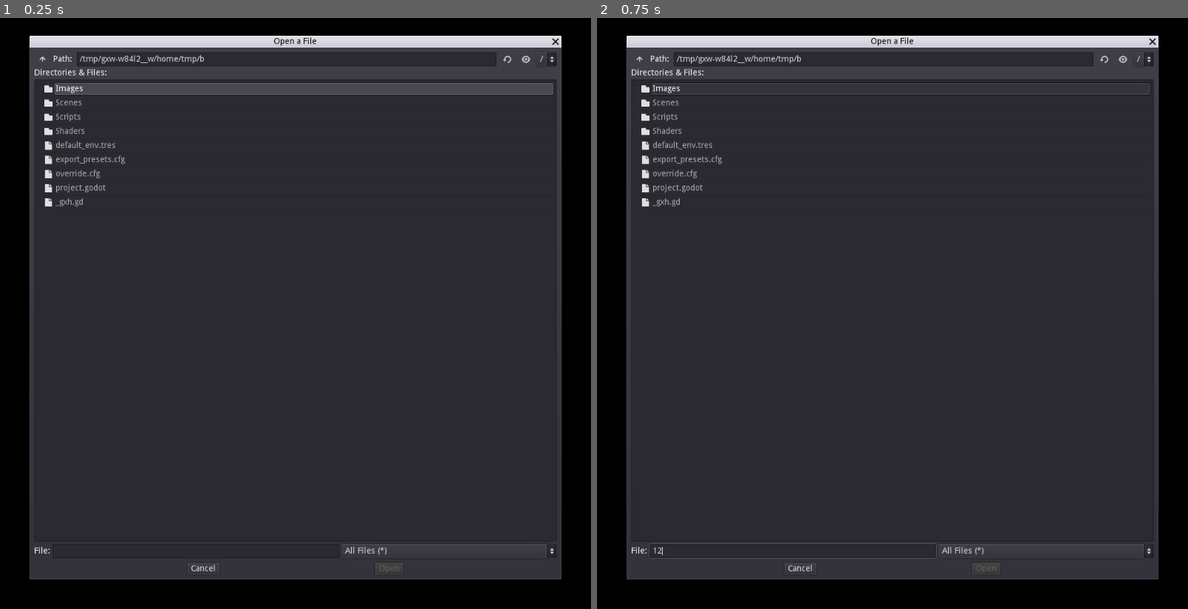
Above: before the commit, frames 1-2 (left to right).
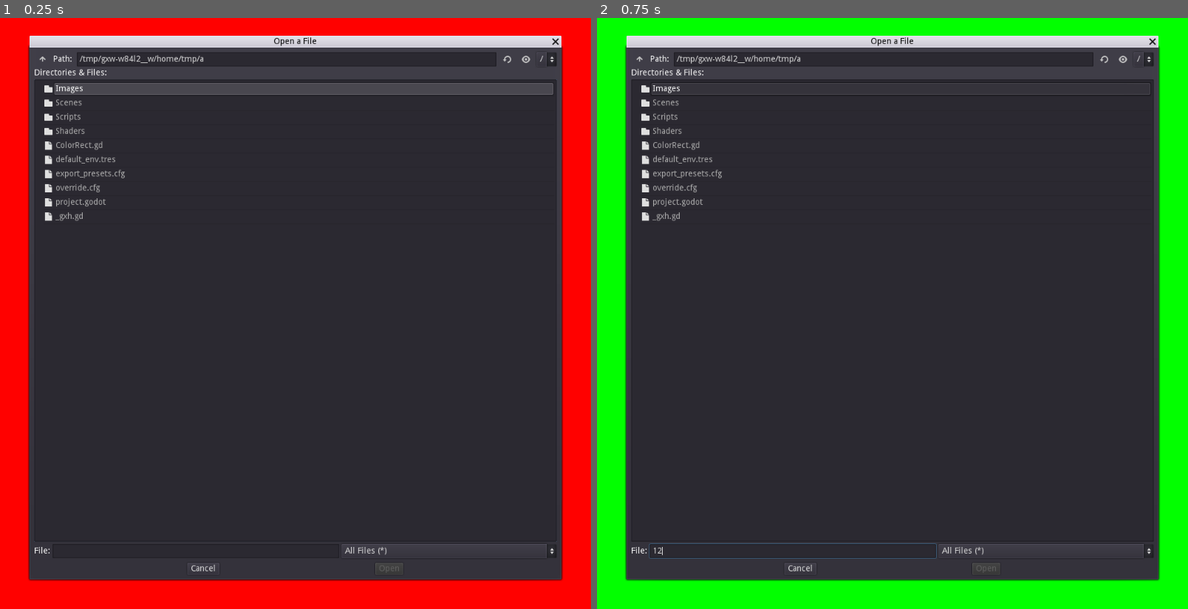
Above: after the commit, the same moments.

Repository: SurvivalistRedo/Image-Project-G_v.3.3.3
Game: Godot game, scene res://Scenes/world.tscn
The game is run twice, just before and just after one commit, with the same random seed, the same clock (stepped at 60 frames per second) and the same inputs.
Inputs (mouse positions are in pixels of both pictures, inside the frame that each line leads up to):
- Up to frame 1 (0.25 s): no input
- Up to frame 2 (0.75 s): click (792, 549) at 0.52 s; type "12" at 0.6 s

The runs differ from the first frame. In frame 1, 18% of the frame differs, in the area x 0-100%, y 0-100%; in frame 2, 18%.

Commit message:
stuff
improved cost function, add input script (needs work), added global script, finally have hsv system working the way I imagined, and idk what else I changed

Diff:
--- /dev/null
+++ b/ColorRect.gd
@@ -0,0 +1,4 @@
+extends ColorRect
+
+func _process(delta):
+	color = Color.from_hsv(get_global_mouse_position().x/1000.0,1.0,1.0)
--- a/Scenes/world.tscn
+++ b/Scenes/world.tscn
@@ -1,11 +1,20 @@
-[gd_scene load_steps=4 format=2]
+[gd_scene load_steps=5 format=2]
 
 [ext_resource path="res://Scripts/Nimage.gd" type="Script" id=1]
-[ext_resource path="res://Scenes/world.gd" type="Script" id=2]
-[ext_resource path="res://Scenes/FileDialog.gd" type="Script" id=3]
+[ext_resource path="res://Scripts/world.gd" type="Script" id=2]
+[ext_resource path="res://Scripts/FileDialog.gd" type="Script" id=3]
+[ext_resource path="res://ColorRect.gd" type="Script" id=4]
 
 [node name="world" type="Node2D"]
 script = ExtResource( 2 )
+
+[node name="ColorRect" type="ColorRect" parent="."]
+margin_right = 1000.0
+margin_bottom = 1000.0
+script = ExtResource( 4 )
+__meta__ = {
+"_edit_use_anchors_": false
+}
 
 [node name="Nimage" type="Sprite" parent="."]
 centered = false
--- /dev/null
+++ b/Scripts/Global.gd
@@ -0,0 +1,7 @@
+extends Node
+
+var multRange = 1
+var biasRange = 1
+
+var Iterations = 250
+var currentIteration = 250
--- a/Scripts/Image_Handler.gd
+++ b/Scripts/Image-Handler.gd
@@ -26,6 +26,8 @@
 		else:
 			if array[n] < Min:
 				Min = array[n]
+	print("Min: ",Min)
+	print("Max: ",Max)
 	return [Min,Max]
 func normalize(data):
 	var array_buffer = []
@@ -43,8 +45,16 @@
 		array_buffer.append( 255.0 * max(min(1.0/(1.0+pow(2.718,-4*(data[n]/255.0)+2.0)),1.0),0.0) )
 	return array_buffer.duplicate(true)
 
+func ONEtoTWOFIFTYFIVE(data):
+	var array_buffer = []
+	for n in range(0,data.size()):
+		array_buffer.append( data[n] * 255.0 )
+	return array_buffer.duplicate(true)
+
 func colorSum(rgb):
 	return rgb.r+rgb.g+rgb.b
+func colorDifference(rgb1,rgb2):
+	return colorSum( Color(abs(rgb1.r-rgb2.r),abs(rgb1.g-rgb2.g),abs(rgb1.b-rgb2.b)) )
 func calculateContrast(reference):
 	var sum = 0
 	var imgBuffer = Image.new()
@@ -61,7 +71,7 @@
 				if (y+j >= 0) && (y+j < reference.get_height()):
 					for i in [-1,0,1]:
 						if (x+i >= 0) && (x+i < reference.get_width()):
-							sum += abs(colorSum(imgBuffer.get_pixel(x,y))-colorSum(imgBuffer.get_pixel(x+i,y+j)))
+							sum += colorDifference(imgBuffer.get_pixel(x,y),imgBuffer.get_pixel(x+i,y+j))
 	sum = sum / ( reference.get_width() * reference.get_height() )
 	if sum > record:
 		record = sum
@@ -77,7 +87,7 @@
 	var error = 0
 	for x in range(0,width):
 		for y in range(0,height):
-			error += abs( colorSum(iReference.get_pixel(x,y)) - colorSum(examinee.get_pixel(x,y)) )
+			error += colorDifference(iReference.get_pixel(x,y),examinee.get_pixel(x,y))
 	error = error/pow(resolution,2.0)
 	if error < eRecord or eRecord == 0:
 		eRecord = error
--- /dev/null
+++ b/Scripts/Input-Handler.gd
@@ -0,0 +1,42 @@
+extends Node
+
+class_name Input_Handler
+
+var s
+
+func selector():
+	if Input.is_action_pressed("1"):
+		s = 1
+	if Input.is_action_pressed("2"):
+		s = 2
+	if Input.is_action_pressed("3"):
+		s = 3
+	if Input.is_action_pressed("4"):
+		s = 4
+
+	match(s):
+		1:
+			if Input.is_action_pressed("up"):
+				Global.multRange += 0.01
+				print([Global.multRange,Global.biasRange,Global.Iterations])
+			if Input.is_action_pressed("down"):
+				Global.multRange -= 0.01
+				print([Global.multRange,Global.biasRange,Global.Iterations])
+		2:
+			if Input.is_action_pressed("up"):
+				Global.biasRange += 0.01
+				print([Global.multRange,Global.biasRange,Global.Iterations])
+			if Input.is_action_pressed("down"):
+				Global.biasRange -= 0.01
+				print([Global.multRange,Global.biasRange,Global.Iterations])
+		3:
+			if Input.is_action_pressed("up"):
+				Global.Iterations += 5.0
+				Global.currentIteration += 5.0
+				print([Global.multRange,Global.biasRange,Global.Iterations])
+			if Input.is_action_pressed("down"):
+				Global.Iterations -= 5.0
+				Global.currentIteration -= 5.0
+				print([Global.multRange,Global.biasRange,Global.Iterations])
+		_:
+			pass
--- a/Scripts/Neural_Network.gd
+++ b/Scripts/Neural_Network.gd
@@ -11,9 +11,6 @@
 var NAS_nBS = []  # Network Array Step of node Bias Steps
 var nMASB = []    # node Multiplier Array Step Buffer
 var nBSB = 0.0    # node Bias Step Buffer
-
-var multiplier_range = 0.0
-var bias_range = 0.0
 
 func initialize(inputArraySize,iNodesPerLayer):
 	# Creates Network
@@ -35,8 +32,8 @@
 			var multiplier_array_buffer = []
 			var bias_float_buffer = 0
 			for c in range(0,PLNQ):
-				multiplier_array_buffer.append(rand_range(-multiplier_range,multiplier_range))
-				bias_float_buffer = rand_range(-bias_range,bias_range)
+				multiplier_array_buffer.append(rand_range(-Global.multRange,Global.multRange))
+				bias_float_buffer = rand_range(-Global.biasRange,Global.biasRange)
 			networkArray[layer].append([multiplier_array_buffer,bias_float_buffer])
 	printNetwork()
 	processOutputs()
@@ -62,6 +59,12 @@
 				print("Node",node,": ",NAS_nPS_H[i][layer][node])
 	print()
 
+func Sigmoid(x):
+	return 1 - (2/(1+pow(2.718,x)))
+func SigmoidF(x):
+	return 1 - (1/(1+pow(2.718,x)))
+func f(x):
+	return (x+1.0)/2.0
 func GeLu(x):
 	return (x)/(1.0+(pow(2.718,(-1.702*x))))
 func ReLu(x):
@@ -71,7 +74,7 @@
 	var sum = 0
 	for pn in range(0,inputs.size()):
 		sum += inputs[pn] * node[0][pn]
-	return GeLu(sum+node[1])
+	return Sigmoid(sum+node[1])
 func processOutputs():
 	# f(x) = x * node[multiplier]
 	# g(i) = sum of f(previousLayersOutputs[i]) + node[bias]
@@ -92,7 +95,8 @@
 			for node in range(0,nodesPerLayer[layer]):
 				currentLayerOutputs.append(processNodeOutput(networkArray[layer][node].duplicate(true),previousLayerOutputs.duplicate(true)))
 			previousLayerOutputs = currentLayerOutputs.duplicate(true)
-	var color_buffer = Color.from_hsv(currentLayerOutputs.duplicate(true)[0],currentLayerOutputs.duplicate(true)[1],currentLayerOutputs.duplicate(true)[2])
+
+	var color_buffer = Color.from_hsv(f(currentLayerOutputs.duplicate(true)[0]),f(currentLayerOutputs.duplicate(true)[1]),f(currentLayerOutputs.duplicate(true)[2]))
 	return [color_buffer.r,color_buffer.g,color_buffer.b]
 func pairArraySubtract(array1,array2):
 	var array_buffer = []
@@ -138,8 +142,8 @@
 			NAS_nMAS[l].append([])
 			NAS_nBS[l].append([])
 
-			nMASB = generateRandomStepArray(l,nMASB.duplicate(true),multiplier_range)
-			nBSB = rand_range(-bias_range,bias_range)
+			nMASB = generateRandomStepArray(l,nMASB.duplicate(true),Global.multRange)
+			nBSB = rand_range(-Global.biasRange,Global.biasRange)
 			NAS_nPS_H[NAS_nPS_H.size()-1][l][n] = [nMASB.duplicate(true),nBSB]
 
 			NAS_nMAS[l][n].append(nMASB.duplicate(true))
--- a/Scripts/Nimage.gd
+++ b/Scripts/Nimage.gd
@@ -2,21 +2,15 @@
 
 var NeuralNet
 var ImageHandler
+var InputHandler
 
 var record = 0
 var eRecord = 0
 
-var resolution = 80
+var resolution = 20
 var graph_size = 5
 
-var Iterations = 1000
-var currentIteration = 1000
 var x = false
-
-var s
-
-var mR = 1.0
-var bR = 1.0
 
 var printProgress = true
 
@@ -29,12 +23,13 @@
 func _ready():
 	get_tree().get_root().set_transparent_background(true)
 	randomize()
+	InputHandler = Input_Handler.new()
 	ImageHandler = Image_Handler.new()
 	NeuralNet = Neural_Network.new()
-	NeuralNet.initialize(2,[50,5,5,3])
+	NeuralNet.initialize(2,[50,3])
 
-func _process(delta):
-	selector()
+func _process(_delta):
+	InputHandler.selector()
 
 	if Input.is_action_just_pressed("ui_focus_next"):
 		processNeuralImage(NeuralNet,contrast,dontReverseIfWorse)
@@ -68,61 +63,22 @@
 	if Input.is_action_just_pressed("P"):
 		NeuralNet.printNetwork()
 
-func selector():
-	if Input.is_action_pressed("1"):
-		s = 1
-	if Input.is_action_pressed("2"):
-		s = 2
-	if Input.is_action_pressed("3"):
-		s = 3
-	if Input.is_action_pressed("4"):
-		s = 4
-	match(s):
-		1:
-			pass
-		2:
-			if Input.is_action_pressed("up"):
-				mR += 0.01
-				print([mR,bR,Iterations],currentIteration)
-			if Input.is_action_pressed("down"):
-				mR -= 0.01
-				print([mR,bR,Iterations],currentIteration)
-		3:
-			if Input.is_action_pressed("up"):
-				bR += 0.01
-				print([mR,bR,Iterations],currentIteration)
-			if Input.is_action_pressed("down"):
-				bR -= 0.01
-				print([mR,bR,Iterations],currentIteration)
-		4:
-			if Input.is_action_pressed("up"):
-				Iterations += 5.0
-				currentIteration += 5.0
-				print([mR,bR,Iterations],currentIteration)
-			if Input.is_action_pressed("down"):
-				Iterations -= 5.0
-				print([mR,bR,Iterations],currentIteration)
-		_:
-			pass
-	NeuralNet.multiplier_range = mR
-	NeuralNet.bias_range = bR
-
 func iterate():
-	if x and currentIteration < Iterations:
-		if currentIteration < Iterations:
+	if x and Global.currentIteration < Global.Iterations:
+		if Global.currentIteration < Global.Iterations:
 			NeuralNet.NetParametersRandomStep()
 			processNeuralImage(NeuralNet,referenceError,doReverseIfWorse)
-			print(currentIteration+1,"/",Iterations)
-			currentIteration += 1
+			print(Global.currentIteration+1,"/",Global.Iterations)
+			Global.currentIteration += 1
 		else:
 			x = false
-			currentIteration = 0
+			Global.currentIteration = 0
 			processNeuralImage(NeuralNet,referenceError,dontReverseIfWorse)
-			print(currentIteration+1,"/",Iterations)
+			print(Global.currentIteration+1,"/",Global.Iterations)
 	else:
 		if Input.is_action_just_pressed("ui_up"):
 			x = true
-			currentIteration = 0
+			Global.currentIteration = 0
 
 func processNeuralOutputMatrix(iNeuralNet):
 	var NeuralOutputMatrix = []
@@ -138,10 +94,10 @@
 	return NeuralOutputMatrix.duplicate(true)
 
 func processNeuralImage(iNeuralNet,costEnum,reverseEnum):
-	var aOutputMatrix = ImageHandler.normalize(processNeuralOutputMatrix(iNeuralNet))
+	var OutputMatrix = processNeuralOutputMatrix(iNeuralNet)
 
 	var Neural_img = Image.new()
-	Neural_img.create_from_data(resolution, resolution, false, Image.FORMAT_RGB8, PoolByteArray(aOutputMatrix))
+	Neural_img.create_from_data(resolution, resolution, false, Image.FORMAT_RGB8, PoolByteArray(ImageHandler.ONEtoTWOFIFTYFIVE(OutputMatrix)))
 	Neural_img.lock()
 	Neural_img.save_png("res://Images/aaa.png")
 
--- a/project.godot
+++ b/project.godot
@@ -12,7 +12,12 @@
 "base": "Node",
 "class": "Image_Handler",
 "language": "GDScript",
-"path": "res://Scripts/Image_Handler.gd"
+"path": "res://Scripts/Image-Handler.gd"
+}, {
+"base": "Node",
+"class": "Input_Handler",
+"language": "GDScript",
+"path": "res://Scripts/Input-Handler.gd"
 }, {
 "base": "Node",
 "class": "Neural_Network",
@@ -21,6 +26,7 @@
 } ]
 _global_script_class_icons={
 "Image_Handler": "",
+"Input_Handler": "",
 "Neural_Network": ""
 }
 
@@ -28,6 +34,10 @@
 
 config/name="Grid Sampler v.3.3.3"
 run/main_scene="res://Scenes/world.tscn"
+
+[autoload]
+
+Global="*res://Scripts/Global.gd"
 
 [display]
 
Binary file added: Images/Rubber-Duck-PNG-HD-Image.png
Not shown, added: Images/Rubber-Duck-PNG-HD-Image.png.import
Binary file changed: Images/aaa.png
Renamed: Scenes/FileDialog.gd -> Scripts/FileDialog.gd
Renamed: Scenes/world.gd -> Scripts/world.gd
